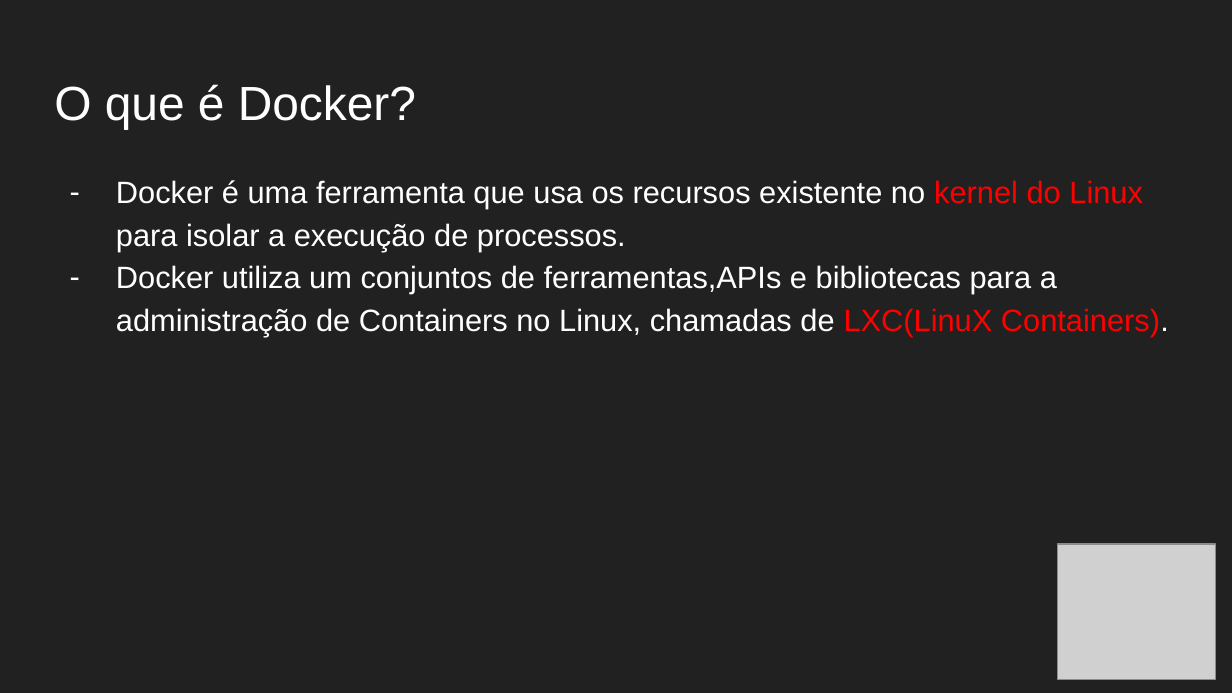
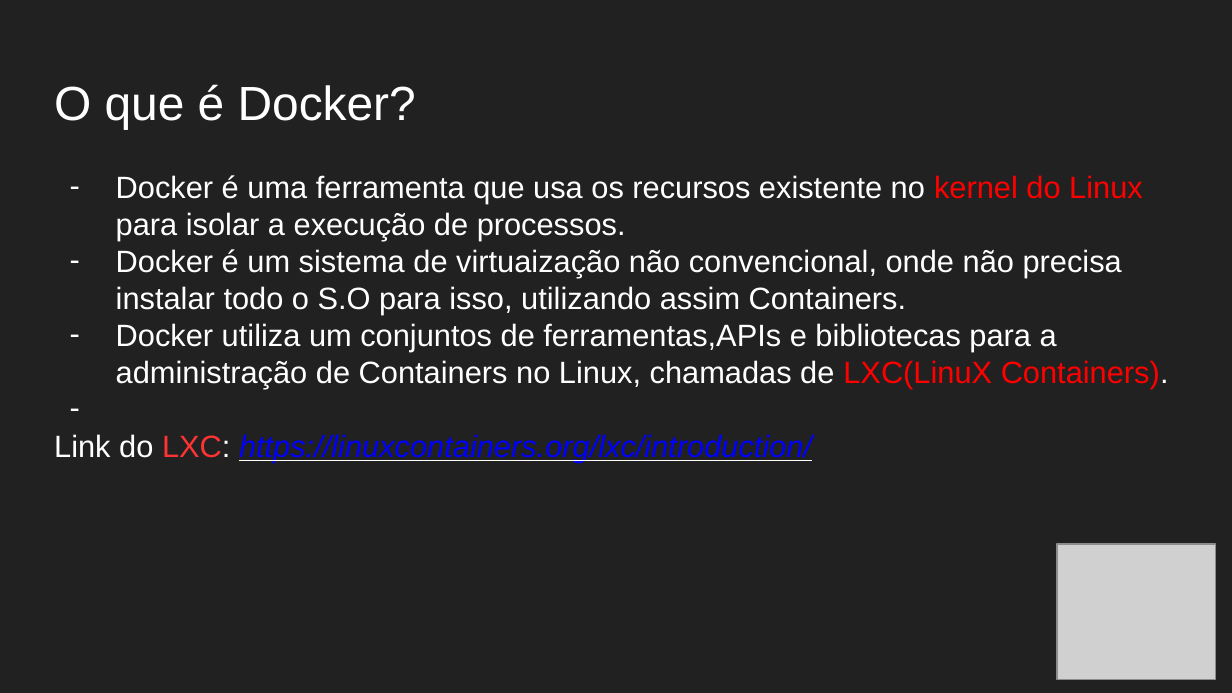
Before and after one commit to F4NT0/D0CK3R, a slide deck: slide 2 of Aula_Docker.pptx. Drawn at 1232x693 pixels with LibreOffice and Linux fonts; fonts in the diff are those of the drawing; grey boxes stand for pictures. Boxes give left, top, right and bottom in pixels: in the first picture for what was removed or moved away, otherwise in the second. Text is boxed around its words. In the diff, an @@ line names an element or a change of style, - is before the commit and + after.

```diff
--- a/Aula_Docker.pptx
+++ b/Aula_Docker.pptx
@@ text at bbox=[116, 175, 1169, 388]: indent changed; line spacing 1.15 to 1 @@
@@ text at bbox=[116, 249, 1122, 314]: paragraph added @@
+– Docker é um sistema de virtuaização não convencional, onde não precisa instalar todo o S.O para isso, utilizando assim Containers.
@@ text at bbox=[54, 434, 812, 462]: paragraph added @@
+Link do LXC: https://linuxcontainers.org/lxc/introduction/
```
Also in this commit, not shown: 27 other slides changed, 1 slide added.
